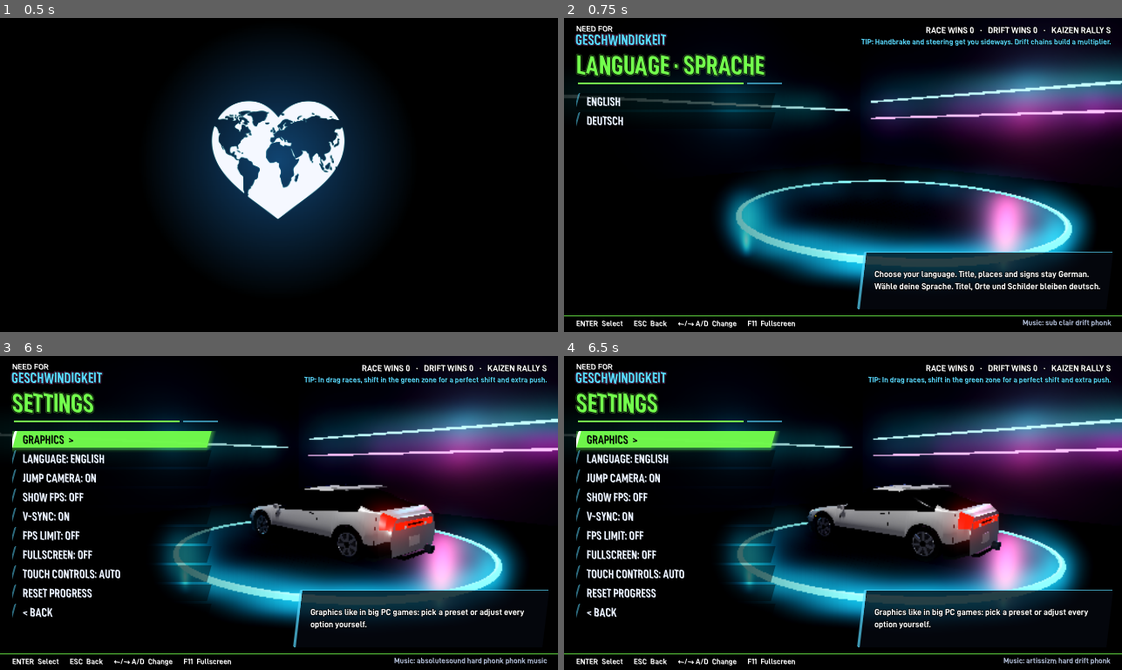
Above: before the commit, frames 1-4 (two rows, left to right).
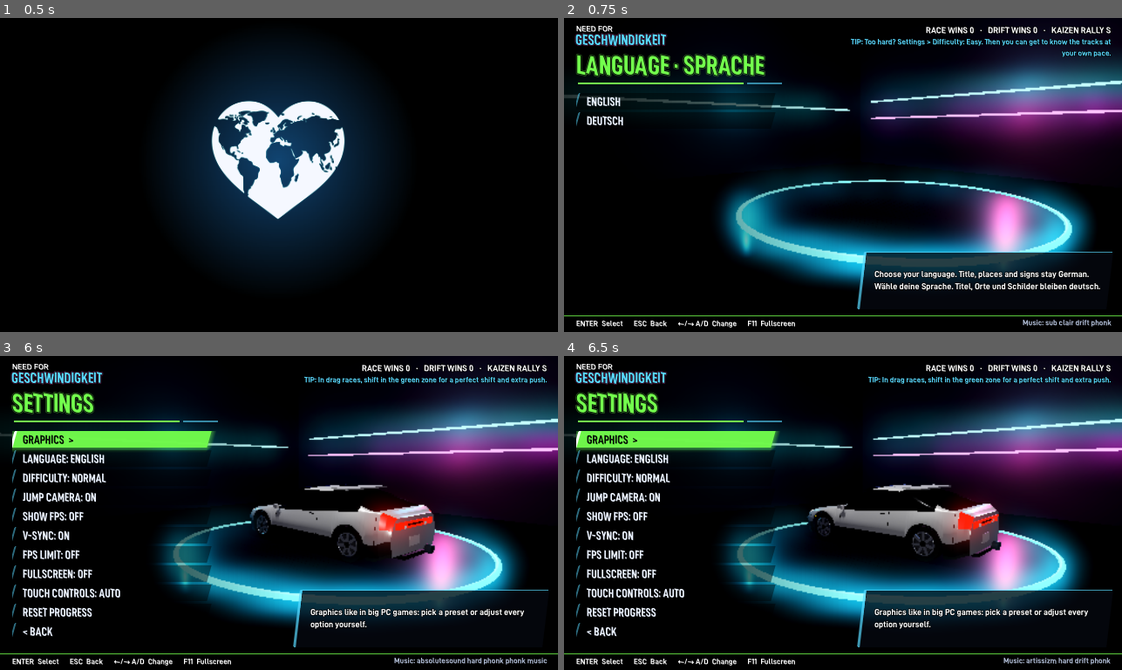
Above: after the commit, the same moments.

Repository: DesignStraub/underground-sprint
Game: Godot game, scene res://scenes/intro.tscn
Same seed, same stepped clock (60 frames per second), same inputs: the game is played once before the commit and once after it.
Inputs (mouse positions are in pixels of both pictures, inside the frame that each line leads up to):
- Up to frame 1 (0.5 s): no input
- Up to frame 2 (0.75 s): tap Enter (ui_accept) at 0.5 s; move the mouse to (965, 159) at 0.52 s; hold D (steer_right) from 0.53 s (still down); hold C (camera) from 0.53 s (still down); click (965, 159) at 0.67 s
- Up to frame 3 (6 s): tap Enter (ui_accept) at 0.77, 1.07, 3.77, 4.07 s; release D (steer_right) at 1.25 s; release C (camera) at 1.25 s; drag from (167, 528) to (251, 575) at 1.27 s; move the mouse to (334, 443) at 2.02 s; hold D (steer_right) 2.03-2.75 s; hold Shift (nitro) 2.03-2.75 s; drag from (251, 575) to (111, 465) at 2.77 s; move the mouse to (446, 560) at 3.52 s; hold A (steer_left) 3.53-4.25 s; tap P at 3.6 s; tap F11 (fullscreen) at 4.15 s; drag from (111, 465) to (195, 434) at 4.27 s; move the mouse to (306, 513) at 5.02 s; hold S (brake) 5.03-5.75 s; tap F at 5.1 s; click (306, 513) at 5.17 s; tap Escape (pause) at 5.65 s; click "SETTINGS" at 5.75 s
- Up to frame 4 (6.5 s): no input

Frame 1 is identical in both runs. In frame 2, 0.7% of the frame differs, in the area x 51-98%, y 6-13%; in frame 3, 2.5%, in the area x 2-22%, y 37-90%; in frame 4, 2.5%.

Commit message:
Weiches Anecken ohne falsche Überschläge, Gegner fairer, Schwierigkeit wählbar
Anecken:
- Das Auto wurde bei jedem Wandkontakt in einem einzigen Bild parallel zur Wand gestellt (gemessen
  bis 45° Sprung). Jetzt dreht es über einige Bilder (höchstens 230°/s) und schrammt entlang; die
  Reifen halten dabei weniger, damit sie es nicht wieder hineinziehen.
- Der Überschlag-Test lief erst nach dieser Drehung: Jeder schräge Aufprall sah wie Querrutschen aus,
  das Auto überschlug sich und wurde zurückgesetzt. Jetzt zählt die Lage beim Aufprall.
- Kleine Hindernisse (Poller, Pfosten, Bänke) drehen das Auto kaum noch.
- Schrammen an der Wand zählt nicht mehr als Drift (kein Nitro, keine Driftpunkte).
- Etwas weniger Tempoverlust und kürzere Benommenheit bei Wandtreffern.

Schwierigkeit:
- Gegner fahren Autos passend zur Stufe des Events (1 Stern nur Kleinwagen), Können 84/88/92 %.
- Gummiband schwächer: wer führt, wird auf Normal nur noch leicht gejagt.
- Gegner beschleunigen oben heraus schwächer (wie Gänge und Luftwiderstand).
- Neue Einstellung Schwierigkeit Leicht/Normal/Schwer; auf Leicht nehmen Gegner Abkürzungen selten
  und holen nicht auf, Driftziele niedriger. Tipp in der Garage und Hinweis nach einer Niederlage.
- Autopilot-Testfahrten aller 20 Events: auf Normal gewinnt er die 1-Stern-Events statt Platz 3–4,
  auf Leicht auch die getesteten schwereren.

Co-Authored-By: Claude Opus 5.5 <noreply@anthropic.com>

Diff:
--- a/scripts/ai_car.gd
+++ b/scripts/ai_car.gd
@@ -33,6 +33,7 @@
 var top := 55.0
 var accel := 9.0
 var skill := 1.0
+var rubber := Vector2(0.88, 1.07)  # Gummiband: Tempofaktor kleinster/größter Wert (Spieler weit hinten/vorn)
 var drag := false  # Drag: Beschleunigung lässt mit dem Tempo nach (wie Gänge und Luftwiderstand)
 var running := false
 var finish_time := -1.0
@@ -40,6 +41,7 @@
 var model: Node3D
 var length := 4.4
 var shortcut_rate := 0.6
+var shortcut_k := 1.0  # Schwierigkeit: auf Leicht nehmen Gegner Abkürzungen selten (Neulinge kennen sie noch nicht)
 var jumper := true
 var y := 0.0
 var vy := 0.0
@@ -122,7 +124,7 @@
 		var bend := (f0["fwd"] as Vector3).angle_to(f1["fwd"])
 		target = top * skill * lerpf(1.0, 0.5, clampf(bend / 1.1, 0.0, 1.0))
 		var gap := player_total - total
-		target *= clampf(1.0 + gap * 0.0025, 0.88, 1.15)
+		target *= clampf(1.0 + gap * 0.0025, rubber.x, rubber.y)
 		if on_main:
 			# Ein paar Mal pro Sekunde: Spur wählen
 			_think -= dt
@@ -184,7 +186,8 @@
 							lane_target = -2.4
 			else:
 				target = minf(target, 30.0)  # enge Gasse
-	var acc := accel
+	# oben heraus zieht auch ein Gegner schwächer (Gänge, Luftwiderstand), sonst hängt er dich nach jeder Kurve ab
+	var acc := accel * maxf(1.0 - 0.4 * pow(speed / maxf(top, 1.0), 2.0), 0.45)
 	if drag:
 		acc = accel * 0.8 * maxf(1.0 - pow(speed / maxf(top * skill, 1.0), 1.6), 0.05)
 	speed = move_toward(speed, target, dt * (acc if target > speed else 22.0))
@@ -198,7 +201,7 @@
 				continue
 			if prev_d < p["from"] and d >= p["from"] and not _decided.has(p["id"]):
 				_decided[p["id"]] = true
-				if randf() < (0.5 if p["kind"] == "fork" else shortcut_rate):
+				if randf() < (0.5 if p["kind"] == "fork" else shortcut_rate) * shortcut_k:
 					path = p
 					d = d - p["from"]
 					lane = clampf(lane, -p["half_w"] + 1.5, p["half_w"] - 1.5)
--- a/scripts/debug_shot.gd
+++ b/scripts/debug_shot.gd
@@ -46,6 +46,8 @@
 var _bench_vp := RID()
 var _crash: PackedStringArray = []
 var _crash_done := false
+var _crash_yaw := 0.0
+var _crash_t0 := 0.0
 var _block: PackedStringArray = []
 var _block_done := false
 var _added := {}  # in diesem Bild neu hinzugefügte Knoten nach Art (Ruckler-Suche)
@@ -270,7 +272,7 @@
 			print("rel=%.1f lat=%.1f y=%.2f vy=%.1f v=%.1f air=%s path=%d train=%s" % [rel, pl.lateral, pl.position.y, pl.vy, pl.speed_fwd, pl.airborne, pl.path_id, race.track["crossing"].train.global_position])
 	if fulltest and race and "curve" in race and race.player:
 		_fulltest(race)
-	if race and "curve" in race and race.player and (OS.get_cmdline_user_args().has("--trace") or OS.get_cmdline_user_args().has("--handling")):
+	if race and "curve" in race and race.player and (OS.get_cmdline_user_args().has("--trace") or OS.get_cmdline_user_args().has("--handling") or not _crash.is_empty()):
 		race.player.debug_hits = true
 	if race and "curve" in race and race.player and race.player.last_hit != "":
 		print("  >> Treffer t=%.1f: %s" % [_t, race.player.last_hit])
@@ -326,6 +328,7 @@
 		var pl = race.player
 		if not _crash_done:
 			_crash_done = true
+			_crash_t0 = _t
 			if _crash.size() > 2:
 				pl.place(Track.xform_at(race.track["curve"], float(_crash[2]), float(_crash[3]) if _crash.size() > 3 else 0.0))
 			if _crash[1] == "k":
@@ -352,7 +355,16 @@
 				pl.rotate_y(-deg_to_rad(float(_crash[1])))
 			pl.velocity = -pl.global_basis.z * float(_crash[0])
 			pl.speed_fwd = float(_crash[0])
-		elif fmod(_t, 0.2) < dt:
+			_crash_yaw = rad_to_deg(pl.global_rotation.y)
+		else:
+			# Drehung pro Bild: ruckartige Sprünge der Ausrichtung (Wandkontakt) sichtbar machen
+			var yaw: float = rad_to_deg(pl.global_rotation.y)
+			var dy := wrapf(yaw - _crash_yaw, -180.0, 180.0)
+			_crash_yaw = yaw
+			if absf(dy) > 1.5 and _t - _crash_t0 < 4.0:
+				print("  dreh t=%.2f %+.1f° (rel. Straße %.0f°) v=%.1f wand=%d" % [_t, dy, rad_to_deg(wrapf(pl.global_rotation.y
+					- Basis.looking_at(Track.frame_at(race.track["curve"], pl.progress)["fwd"], Vector3.UP).get_euler().y, -PI, PI)), pl.velocity.length(), pl.wall_hits])
+		if _crash_done and fmod(_t, 0.2) < dt:
 			print("crash t=%.1f v=%.1f y=%.2f luft=%s ueberschlag=%s roll=%.2f nick=%.2f d=%.0f lat=%.1f" % [_t, pl.velocity.length(),
 				pl.position.y, pl.airborne, pl.tumbling, pl._air_roll, pl._air_pitch, pl.progress, pl.lateral])
 	if OS.get_cmdline_user_args().has("--drawlog") and race and "curve" in race and race.player and race.state == 1 and fmod(_t, 2.0) < dt:
@@ -492,6 +504,10 @@
 		return
 	if race.state != 1 or pl.loc.is_empty():
 		return
+	if not _ft.has("ki_info"):
+		_ft["ki_info"] = true
+		print("FT KI-STÄRKE schwierigkeit=%d spieler_top=%.1f | %s" % [GameState.difficulty, pl.top_speed,
+			" | ".join(race.ais.map(func(a): return "top=%.1f können=%.3f eff=%.1f" % [a.top, a.skill, a.top * a.skill]))])
 	var where := "t=%.1f d=%.0f pfad=%d(%s) quer=%.1f pos=(%.0f,%.1f,%.0f) v=%.1f" % [race.race_time, pl.progress, pl.path_id,
 		tr["paths"][pl.path_id]["kind"], pl.loc["lat"], pl.global_position.x, pl.global_position.y, pl.global_position.z, pl.velocity.length()]
 	# Ruckler: echte Bildzeit über 60 ms
--- a/scripts/game_state.gd
+++ b/scripts/game_state.gd
@@ -42,6 +42,9 @@
 ## Sprungkamera bei hohen Sprüngen: 0 an (mit Zeitlupe), 1 ohne Zeitlupe, 2 aus
 var jump_cam := 0
 const JUMP_CAM_NAMES := ["An", "Ohne Zeitlupe", "Aus"]
+## Schwierigkeit: wie stark die Gegner fahren (und wie viele Driftpunkte es braucht). 0 Leicht, 1 Normal, 2 Schwer
+var difficulty := 1
+const DIFFICULTY_NAMES := ["Leicht", "Normal", "Schwer"]
 ## "" = noch nicht gewählt (beim ersten Start fragt die Garage), sonst "en" oder "de"
 var language := ""
 var vsync := true
@@ -227,6 +230,8 @@
 			touch_mode = (touch_mode + 1) % 3
 		"jumpcam":
 			jump_cam = posmod(jump_cam + dir, 3)
+		"difficulty":
+			difficulty = posmod(difficulty + dir, 3)
 		"show_fps":
 			show_fps = not show_fps
 	apply_display()
@@ -297,6 +302,8 @@
 			return tr("Touch-Steuerung: ") + tr(["Auto", "An", "Aus"][touch_mode])
 		"jumpcam":
 			return tr("Sprungkamera: ") + tr(JUMP_CAM_NAMES[jump_cam])
+		"difficulty":
+			return tr("Schwierigkeit: ") + tr(DIFFICULTY_NAMES[difficulty])
 	if GFX.has(key):
 		return tr(GFX[key]["label"]) + ": " + tr(GFX[key]["levels"][gfx[key]])
 	return key
@@ -416,7 +423,7 @@
 		"best_times": best_times, "car_configs": car_configs, "won_events": won_events,
 		"gfx": {"preset": preset, "opts": gfx, "pixel": pixel_look, "vsync": vsync, "fps": fps_limit, "fullscreen": fullscreen,
 			"touch": touch_mode, "show_fps": show_fps, "jump_cam": jump_cam},
-		"language": language,
+		"language": language, "difficulty": difficulty,
 	}, "\t"))
 
 
@@ -461,6 +468,7 @@
 	fullscreen = bool(g.get("fullscreen", false))
 	touch_mode = clampi(int(g.get("touch", 0)), 0, 2)
 	jump_cam = clampi(int(g.get("jump_cam", 0)), 0, 2)
+	difficulty = clampi(int(data.get("difficulty", 1)), 0, 2)
 	car_configs = {}
 	var cc: Dictionary = data.get("car_configs", {})
 	for car_id in cc:
--- a/scripts/garage.gd
+++ b/scripts/garage.gd
@@ -11,6 +11,7 @@
 
 ## Tipps wie auf den Ladebildschirmen von NFS Underground
 const TIPS := [
+	"Zu schwer? Einstellungen > Schwierigkeit: Leicht. Dann lernst du die Strecken in Ruhe kennen.",
 	"Gib kurz vor LOS Gas: Drehzahl im grünen Bereich gibt einen perfekten Start.",
 	"Knapp am Verkehr vorbei füllt dein Nitro.",
 	"Im Drag im grünen Bereich schalten: perfekter Schaltvorgang, mehr Schub.",
@@ -502,6 +503,7 @@
 	"fullscreen": "Vollbild (auch F / F11).",
 	"language": "Sprache des Spiels. Titel, Orte und Schilder bleiben deutsch.",
 	"touch": "Touch-Knöpfe im Rennen. Auto: nur auf Handy und Tablet.",
+	"difficulty": "Wie stark die Gegner fahren. Leicht: zum Kennenlernen der Strecken. Schwer: schnellere Autos, und wer führt, wird gejagt.",
 	"jumpcam": "Bei hohen Sprüngen schaut eine Kamera schräg von vorn zu, wie in NFS Underground, dazu Zeitlupe.",
 }
 
@@ -512,7 +514,7 @@
 	_set_section("EINSTELLUNGEN")
 	var g := _button("Grafik  >", _show_graphics)
 	g.focus_entered.connect(func(): info.text = tr(SETTING_HINTS["graphics"]))
-	for key in ["language", "jumpcam", "show_fps", "vsync", "fps", "fullscreen", "touch"]:
+	for key in ["language", "difficulty", "jumpcam", "show_fps", "vsync", "fps", "fullscreen", "touch"]:
 		_setting_button(key)
 	_button("Spielstand zurücksetzen", _confirm_reset)
 	_button("< Zurück", _show_main)
--- a/scripts/i18n.gd
+++ b/scripts/i18n.gd
@@ -51,6 +51,8 @@
 	"Über die Rampe am Bahnübergang springst du über die Gleise.": "Hit the ramp at the rail crossing to jump the tracks.",
 	"Motor-Tuning steigert Beschleunigung und Höchstgeschwindigkeit.": "Engine tuning raises acceleration and top speed.",
 	"Im Drag nicht im Begrenzer bleiben: der Motor überhitzt.": "In drag races, stay off the rev limiter or the engine overheats.",
+	"Zu schwer? Einstellungen > Schwierigkeit: Leicht": "Too hard? Settings > Difficulty: Easy",
+	"Zu schwer? Einstellungen > Schwierigkeit: Leicht. Dann lernst du die Strecken in Ruhe kennen.": "Too hard? Settings > Difficulty: Easy. Then you can get to know the tracks at your own pace.",
 	# --- Autos ---
 	"JDM-Fließheck mit Hochdrehzahl-Motor. Leicht, wendig, verzeiht viel.": "JDM hatchback with a high-revving engine. Light, nimble, forgiving.",
 	"Heckantrieb-Coupé. Liebt Drifts.": "Rear-wheel-drive coupé. Loves to drift.",
@@ -178,6 +180,9 @@
 	"Unter der Hochbahn der U1 durch die Skalitzer Straße, über die Oberbaumbrücke, an der East Side Gallery entlang und über die Schillingbrücke zurück zum Kotti.":
 		"Under the elevated U1 along Skalitzer Straße, over the Oberbaumbrücke, past the East Side Gallery and back over the Schillingbrücke to Kotti.",
 	"Touch-Knöpfe im Rennen. Auto: nur auf Handy und Tablet.": "On-screen buttons in races. Auto: only on phones and tablets.",
+	"Schwierigkeit: ": "Difficulty: ", "Leicht": "Easy", "Normal": "Normal", "Schwer": "Hard",
+	"Wie stark die Gegner fahren. Leicht: zum Kennenlernen der Strecken. Schwer: schnellere Autos, und wer führt, wird gejagt.":
+		"How strong the rivals drive. Easy: for getting to know the tracks. Hard: faster cars, and whoever leads gets hunted.",
 	"Sprungkamera: ": "Jump camera: ", "Ohne Zeitlupe": "No slow motion",
 	"Bei hohen Sprüngen schaut eine Kamera schräg von vorn zu, wie in NFS Underground, dazu Zeitlupe.":
 		"On big jumps a camera watches from ahead at an angle, like in NFS Underground, in slow motion.",
--- a/scripts/player_car.gd
+++ b/scripts/player_car.gd
@@ -2,7 +2,7 @@
 ## Arcade-Fahrphysik mit Heckantrieb: Gänge mit Drehmomentkurve, Grip, der die Fahrtrichtung zur Fahrzeugachse zieht
 ## (ohne Tempo zu verschenken), mit Handbremse oder viel Gas in engen Kurven kommt das Heck; der Rutschzustand ist
 ## stufenlos (kein Umschalten zwischen Grip und Drift). Im Drift dreht das Auto um die Vorderachse (Heck schwenkt).
-## Wände wie in NFSU: man schrammt entlang und wird parallel gestellt, Verkehr bestraft deutlich härter.
+## Wände wie in NFSU: man schrammt entlang und dreht weich parallel zur Wand, Verkehr bestraft deutlich härter.
 ## Handbremse für Drifts, Nitro, Sprünge über Rampen (in der Luft keine Lenkung, Nitro schiebt weiter).
 ## Kamera: Verfolger (Standard), Stoßstange, Motorhaube – Taste C schaltet durch.
 ## Drag-Modus wie in NFSU: gelenkt wird automatisch, links/rechts wechselt die Spur, geschaltet wird von Hand
@@ -28,6 +28,7 @@
 const PIVOT := Vector3(0, 0.7, 0)  # Schwerpunkt: um ihn dreht sich das Auto in der Luft und beim Überschlag
 const MIN_RADIUS := 5.2  # kleinster Wendekreis (Radius) bei voll eingeschlagener Lenkung
 const BRAKE := 22.0  # m/s² Vollbremsung (gut 2 g: kräftig, aber nicht wie gegen eine Wand)
+const WALL_TURN_RATE := 4.0  # rad/s: so schnell dreht die Wand das Auto höchstens parallel (kein Sprung im Bild)
 const DRAG_LIMIT := 8000.0  # Begrenzer im Drag
 const PERFECT_SHIFT := Vector2(7100.0, 7650.0)  # grüner Bereich zum Hochschalten
 const GOOD_SHIFT := 6200.0
@@ -92,6 +93,8 @@
 var _cam_drift := 0.0  # wie weit die Kamera im Drift in Fahrtrichtung schaut (geglättet)
 var _shake_t := 0.0
 var _wall_cool := 0.0
+var _wall_turn := 0.0  # Restdrehung parallel zur Wand (rad), wird über einige Bilder abgebaut
+var _wall_t := 10.0  # Zeit seit dem letzten Wandkontakt (kurz danach zählt Rutschen nicht als Drift)
 var debug_hits := false  # nur für Tests (--handling, --trace): merkt sich, woran das Auto angeeckt ist
 var last_hit := ""
 var _collider_name := ""
@@ -304,6 +307,14 @@
 			thr = 0.0
 			want_nitro = false
 
+	# Wandkontakt: das Auto dreht über einige Bilder parallel zur Wand (Schrammen), statt auf einen Schlag
+	# umzuspringen. Ohne neuen Kontakt klingt die Restdrehung aus.
+	var walling := absf(_wall_turn) > 0.03
+	_wall_t += dt
+	if absf(_wall_turn) > 0.0005:
+		var turn := clampf(_wall_turn * (1.0 - exp(-dt * 10.0)), -WALL_TURN_RATE * dt, WALL_TURN_RATE * dt)
+		_rotate_front(turn, 0.0)
+		_wall_turn = (_wall_turn - turn) * exp(-dt * 1.5)
 	var fwd := -global_basis.z
 	fwd.y = 0
 	fwd = fwd.normalized()
@@ -460,6 +471,8 @@
 				gk *= 0.4  # im Drift-Modus bricht das Heck leichter aus
 			if stun > 0.0:
 				gk *= 0.25
+			if walling:
+				gk *= 0.35  # an der Wand entlang schrammend: die Reifen ziehen das Auto nicht wieder hinein
 			var l_new := l2 * exp(-gk * dt)
 			# Betrag der Geschwindigkeit bleibt (nur das Rutschen radiert ab), die Richtung dreht zur Fahrzeugachse
 			var vs := sqrt(f2 * f2 + l2 * l2)
@@ -469,9 +482,10 @@
 			f2 = minf(f_new, maxf(eff_top, speed_fwd))
 			l2 = l_new
 			var ang := rad_to_deg(atan2(absf(l2), maxf(absf(f2), 0.1)))
-			drifting = spd > 10.0 and ang > (6.0 if drifting else 10.0)  # Schwelle mit Puffer: kein Flackern
+			# Schwelle mit Puffer: kein Flackern; Schrammen an der Wand ist kein Drift (keine Punkte, kein Nitro)
+			drifting = spd > 10.0 and ang > (6.0 if drifting else 10.0) and _wall_t > 0.5
 			drift_angle = ang if drifting else 0.0
-			if drift_mode and spd > 10.0 and ang > 9.0 and f2 > 0.0:
+			if drift_mode and spd > 10.0 and ang > 9.0 and f2 > 0.0 and _wall_t > 0.5:
 				_sliding = true
 				_slide_out = 0.0
 		else:
@@ -750,6 +764,7 @@
 	if OS.get_cmdline_user_args().has("--tumblelog"):
 		print("UEBERSCHLAG v=%s quer=%.1f stärke=%.1f luft=%s %s" % [velocity, velocity.dot(global_basis.x), strength, airborne, get_stack()[1]["function"]])
 	tumbling = true
+	_wall_turn = 0.0
 	_jc_landed = true
 	rollovers += 1
 	crashes += 1
@@ -928,6 +943,7 @@
 	speed_fwd = 0.0
 	steer = 0.0
 	_spin = 0.0
+	_wall_turn = 0.0
 	_slip_hold = 0.0
 	stun = 0.0
 	airborne = false
@@ -965,31 +981,35 @@
 			walled = true
 			if debug_hits:
 				_collider_name = _describe(c)
-			_hit_wall(pre, n)
-
-
-## Wand/Bande wie in NFSU: je flacher der Winkel, desto weniger Tempoverlust; das Auto wird parallel zur Wand
-## gestellt und schrammt entlang. Nur frontal (fast rechtwinklig) prallt es ab.
-func _hit_wall(pre: Vector3, n: Vector3) -> void:
+			_hit_wall(pre, n, _is_small(c))
+
+
+## Wand/Bande wie in NFSU: je flacher der Winkel, desto weniger Tempoverlust; das Auto schrammt entlang und dreht
+## dabei weich parallel zur Wand (_wall_turn, über einige Bilder). Steil oder frontal prallt es ab. An kleinen
+## Hindernissen (Poller, Pfosten, Bank) wird es kaum gedreht: deren Ecken haben schräge Normalen.
+func _hit_wall(pre: Vector3, n: Vector3, small := false) -> void:
 	var spd := pre.length()
 	var vn := -pre.dot(n)  # Tempo in die Wand hinein
 	if spd < 0.5 or vn < 0.2:
 		return
+	_wall_t = 0.0
+	# Überschlag nach der Lage beim Aufprall beurteilen (vor jeder Drehung durch die Wand)
+	var trip := _trips(pre, n, pre) and not drag_mode and not drift_mode and not tumbling
 	var head_on := clampf(vn / spd, 0.0, 1.0)  # Sinus des Aufprallwinkels
 	var tang := pre + n * vn
-	var keep := 1.0 - 0.7 * head_on * head_on
+	var keep := 1.0 - 0.55 * head_on * head_on
 	var new_v := n * vn * (0.08 + 0.15 * head_on * head_on)
 	if tang.length() > 0.1:
 		new_v += tang.normalized() * spd * keep * (1.0 - pow(head_on, 4.0))
 	new_v = new_v.move_toward(Vector3.ZERO, 3.0 * get_physics_process_delta_time())  # Schleifen kostet etwas
 	velocity = Vector3(new_v.x, 0.0, new_v.z)
-	# Parallel zur Wand drehen (bei streifenden Treffern fast ganz, frontal gar nicht)
-	if tang.length() > 0.5:
+	# Parallel zur Wand drehen: streifend ganz, schräg teilweise, frontal gar nicht (dort Abprall)
+	if tang.length() > 0.5 and not tumbling:
 		var fwd := -global_basis.z
 		fwd.y = 0.0
 		var along := tang.normalized() * signf(tang.dot(fwd) + 0.001)
 		var ang := fwd.normalized().signed_angle_to(along, Vector3.UP)
-		_rotate_front(ang * (1.0 - smoothstep(0.75, 0.97, head_on)), 0.0)
+		_wall_turn = ang * (1.0 - smoothstep(0.6, 0.92, head_on)) * (0.25 if small else 1.0)
 	if vn > 1.5 and _wall_cool <= 0.0:
 		_wall_cool = 0.4
 		if debug_hits:
@@ -999,13 +1019,13 @@
 		_shake = minf(_shake + vn * 0.025, 0.8)
 	if drift_mode and head_on > 0.5:
 		_sliding = false
-	if _trips(pre, n, pre) and not drag_mode and not drift_mode:
+	if trip:
 		start_tumble(n, absf(pre.dot(global_basis.x)))
 	elif vn > 14.0 and head_on > 0.75 and _crash_cooldown <= 0.0:
 		crashes += 1
-		stun = 0.35
+		stun = 0.3
 		_crash_cooldown = 0.5
-		_spin = signf(pre.dot(global_basis.x) + 0.01) * 0.8
+		_spin = signf(pre.dot(global_basis.x) + 0.01) * 0.6
 
 
 ## Verkehr: frontal oder deutliches Auffahren ist ein Crash wie in NFS (fast Stillstand, Dreher, kurz keine
@@ -1044,6 +1064,15 @@
 		if hit > 8.0:
 			crashes += 1
 			stun = 0.2
+
+
+## Kleines Hindernis (Poller, Pfosten, Bank, Mülltonne): Kiste, die waagerecht nirgends über 2,5 m misst
+func _is_small(c: KinematicCollision3D) -> bool:
+	var cs := c.get_collider_shape() as CollisionShape3D
+	if cs == null or not cs.shape is BoxShape3D:
+		return false
+	var sz: Vector3 = (cs.shape as BoxShape3D).size * cs.global_basis.get_scale()
+	return maxf(sz.x, sz.z) < 2.5
 
 
 ## Nur für Tests: beschreibt, woran das Auto gestoßen ist (Form, Lage, nächste Wandfläche)
--- a/scripts/race.gd
+++ b/scripts/race.gd
@@ -103,17 +103,21 @@
 		_rain = Moods.rain([200, 340, 520][GameState.gv("fx")])
 		player.cam.add_child(_rain)
 
-	# Gegner mit zufälligem Tuning; Stärke nach Schwierigkeit des Events, leicht steigend mit deinen Siegen
+	# Gegner mit zufälligem Tuning. Wie in NFSU fahren sie Autos passend zur Stufe des Events (anfangs Kleinwagen,
+	# zuletzt alles bis zum Kaze TT); Können nach Stufe, Schwierigkeit (Einstellungen) und leicht steigend mit Siegen.
 	var rng := RandomNumberGenerator.new()
 	rng.seed = race["seed"] * 31 + GameState.wins
 	var lanes := [Track.LANES[0], Track.LANES[1], Track.LANES[3]]
-	var difficulty: float = 0.84 + race.get("tier", 1) * 0.035 + minf(GameState.total_wins(), 10) * 0.006
+	var tier: int = race.get("tier", 1)
+	var diff: int = GameState.difficulty
+	var difficulty: float = [0.0, 0.84, 0.88, 0.92][tier] + [-0.11, 0.0, 0.05][diff] + minf(GameState.total_wins(), 10) * 0.004
+	var pool: Array = Catalog.CAR_ORDER.filter(func(id): return Catalog.CARS[id]["top_speed"] <= [0.0, 62.0, 70.0, 99.0][mini(tier + (1 if diff == 2 else 0), 3)])
 	if event_type == "drift":
-		# Drift: allein, Zielpunkte je nach Schwierigkeit und Zahl der Kurven (Erstabstimmung, nach Spielgefühl anpassen)
-		var k: float = [1.0, 1.0, 1.35, 1.7][race.get("tier", 1)] * track["laps"] * race.get("corners", 12) / 24.0
+		# Drift: allein, Zielpunkte je nach Stufe, Schwierigkeit und Zahl der Kurven
+		var k: float = [1.0, 1.0, 1.35, 1.7][tier] * [0.65, 0.85, 1.0][diff] * track["laps"] * race.get("corners", 12) / 24.0
 		drift_targets = [int(700 * k / 10.0) * 10, int(1500 * k / 10.0) * 10, int(2600 * k / 10.0) * 10]
 	for i in (0 if event_type == "drift" else 3):
-		var id: String = Catalog.CAR_ORDER[rng.randi() % Catalog.CAR_ORDER.size()]
+		var id: String = pool[rng.randi() % pool.size()]
 		var cfg := {}
 		for cat in Catalog.PART_ORDER:
 			cfg[cat] = rng.randi() % Catalog.PARTS[cat]["options"].size()
@@ -128,7 +132,12 @@
 		# Drag: alle nebeneinander an der Linie
 		var start_d: float = track["start"] if event_type == "drag" else track["start"] + (i - 1) * 4.0
 		ai.drag = event_type == "drag"
-		ai.setup(track, id, cfg, start_d, lanes[i], top, difficulty + rng.randf_range(-0.03, 0.03))
+		ai.setup(track, id, cfg, start_d, lanes[i], top, difficulty + rng.randf_range(-0.025, 0.025))
+		# Gummiband: liegst du hinten, werden sie etwas langsamer; führst du, holen sie auf Leicht gar nicht,
+		# auf Normal etwas und nur auf Schwer stark auf
+		ai.rubber = [Vector2(0.82, 1.0), Vector2(0.88, 1.07), Vector2(0.9, 1.15)][diff]
+		# Abkürzungen sparen bis zu einem Fünftel der Zeit: auf Leicht nehmen Gegner sie selten
+		ai.shortcut_k = [0.3, 0.8, 1.0][diff]
 		ai.accel *= 0.8 + 0.2 * GameState.pace()
 		ais.append(ai)
 
@@ -1003,6 +1012,10 @@
 	else:
 		var w := _label(vb, 11, HORIZONTAL_ALIGNMENT_CENTER)
 		w.text = tr("Nur Platz 1 schaltet neue Teile frei.")
+		if GameState.difficulty > 0:
+			var h := _label(vb, 10, HORIZONTAL_ALIGNMENT_CENTER)
+			h.text = tr("Zu schwer? Einstellungen > Schwierigkeit: Leicht")
+			h.modulate = Color(0.7, 0.85, 1.0)
 	var hb := HBoxContainer.new()
 	hb.alignment = BoxContainer.ALIGNMENT_CENTER
 	vb.add_child(hb)
Not shown, changed: release/ITCH_PAGE.md
